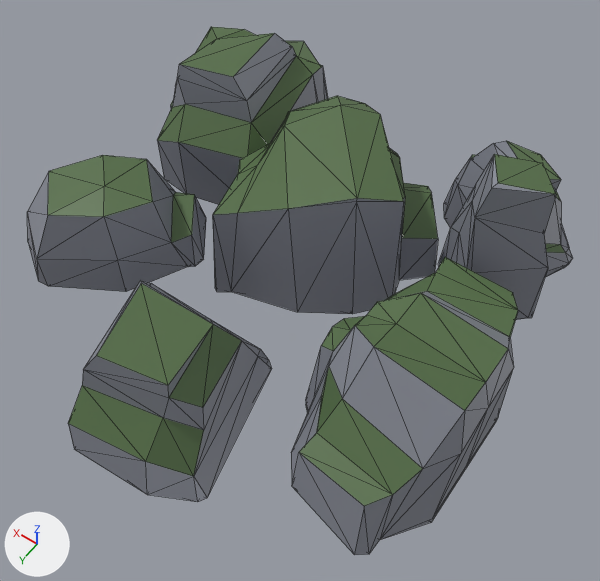
The glTF model rt/assets/models/rocks_moss.glb, before and after one commit.
One viewpoint serves both versions: a camera (50 mm lens) standing at (-1.55, 2.54, 3.32) and looking at (-0.17, 0.6, 0.28). The axes (+X, +Y, +Z) are drawn at lower left. The lights are the same throughout. The older version comes first. Mesh edges are drawn as thin lines. Where no turn or scale is listed for an object, it has been applied to the vertices.

Objects in the first picture: 'Rock_Moss_1', 'Rock_Moss_2', 'Rock_Moss_3', 'Rock_Moss_4', 'Rock_Moss_5', 'Rock_Moss_6.003', 'Rock_Moss_7'.
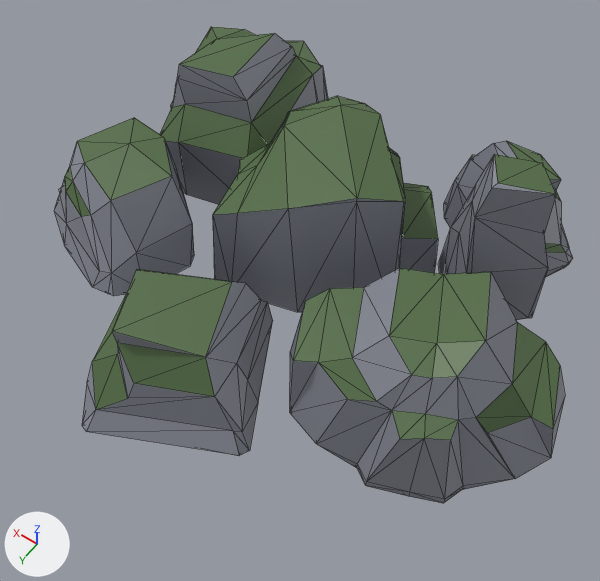
Diff of the bpy script that builds the scene:
```diff
--- a/rt/assets/models/rocks_moss.glb.py
+++ b/rt/assets/models/rocks_moss.glb.py
@@ ob_rock_moss_3 @@
 ob_rock_moss_3.location = (-0.02, 1.212, 0.023)
-ob_rock_moss_3.rotation_euler = (0.0, 0.0, -2.855)  # degrees (0, 0, -164)
+ob_rock_moss_3.rotation_euler = (0.0, 0.0, 2.068)  # degrees (0, 0, 118)
@@ ob_rock_moss_4 @@
 ob_rock_moss_4 = bpy.data.objects.new('Rock_Moss_4', me_cube_023)
-ob_rock_moss_4.location = (-0.774, 0.835, 0.315)
+ob_rock_moss_4.location = (-0.94, 0.793, 0.259)
+ob_rock_moss_4.rotation_euler = (0.0, 0.0, 1.997)  # degrees (0, 0, 114)
@@ ob_rock_moss_5 @@
 ob_rock_moss_5 = bpy.data.objects.new('Rock_Moss_5', me_cube_025)
-ob_rock_moss_5.location = (0.849, 0.759, 0.004)
-ob_rock_moss_5.rotation_euler = (0.0, 0.0, -0.917)  # degrees (0, 0, -53)
+ob_rock_moss_5.location = (0.926, 0.645, 0.002)
+ob_rock_moss_5.rotation_euler = (0.0, 0.0, 0.975)  # degrees (0, 0, 56)
```

What differs and where, as boxes [x1, y1, x2, y2] in the pictures (600 x 581 px):
'Rock_Moss_4', moved, turned
    before: [291, 257, 518, 555]
    after: [290, 268, 565, 503]
'Rock_Moss_3', turned
    before: [68, 280, 272, 502]
    after: [82, 269, 273, 456]
'Rock_Moss_5', moved, turned
    before: [27, 155, 206, 292]
    after: [54, 118, 194, 296]
